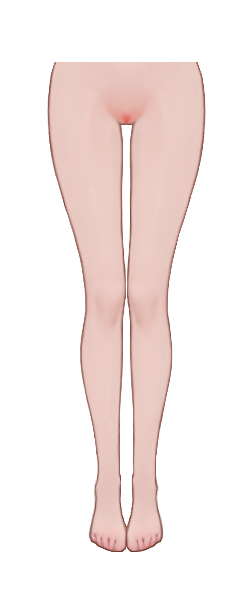
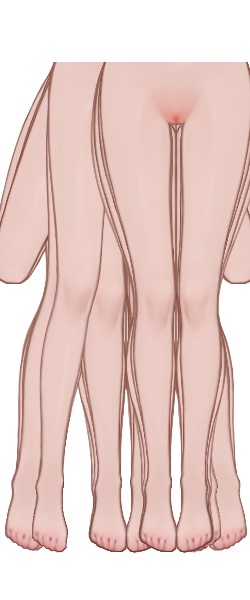
Before/after of a 250x600 layered artwork. What changed in the layer stack:
added layer "Small_White 副本 2" above "新LegsClosed 副本 5" over [99, 62, 250, 553]
added layer "新LegsClosed 副本 5" above "新LegsClosed 副本 6" over [97, 62, 250, 553]
added layer "新LegsClosed 副本 6" above "图层 6 副本 3" over [93, 62, 250, 552]
added layer "图层 6 副本 3" above "新Default 副本" over [90, 62, 250, 552]
showed "新Default 副本" (2nd of 2) over [31, 62, 222, 553]
showed "Small_White 副本" over [49, 62, 204, 553]
showed "新Spread 副本 5" over [5, 62, 247, 551]
showed "新Kneel 副本" over [47, 62, 205, 298]
showed "新Kneel 副本 10" over [0, 62, 250, 284]
showed "新Normal_White 副本 2" over [31, 62, 222, 552]
showed "新Spread 副本" over [5, 62, 247, 551]
showed "新LegsClosed 副本 2" over [47, 62, 206, 298]
showed "新Kneel 副本 11" over [0, 62, 250, 284]
showed "L" over [30, 62, 222, 551]
showed "新LegsClosed 副本 3" over [43, 62, 208, 552]
showed "新Spread 副本 3" over [5, 62, 247, 551]
showed "新LegsClosed 副本 4" over [43, 62, 208, 299]
showed "新Kneel 副本 12" over [0, 62, 250, 284]
showed "图层 6 副本" over [40, 62, 213, 552]
showed "新Spread 副本 4" over [7, 62, 244, 551]
showed "图层 6 副本 2" over [39, 62, 212, 299]
